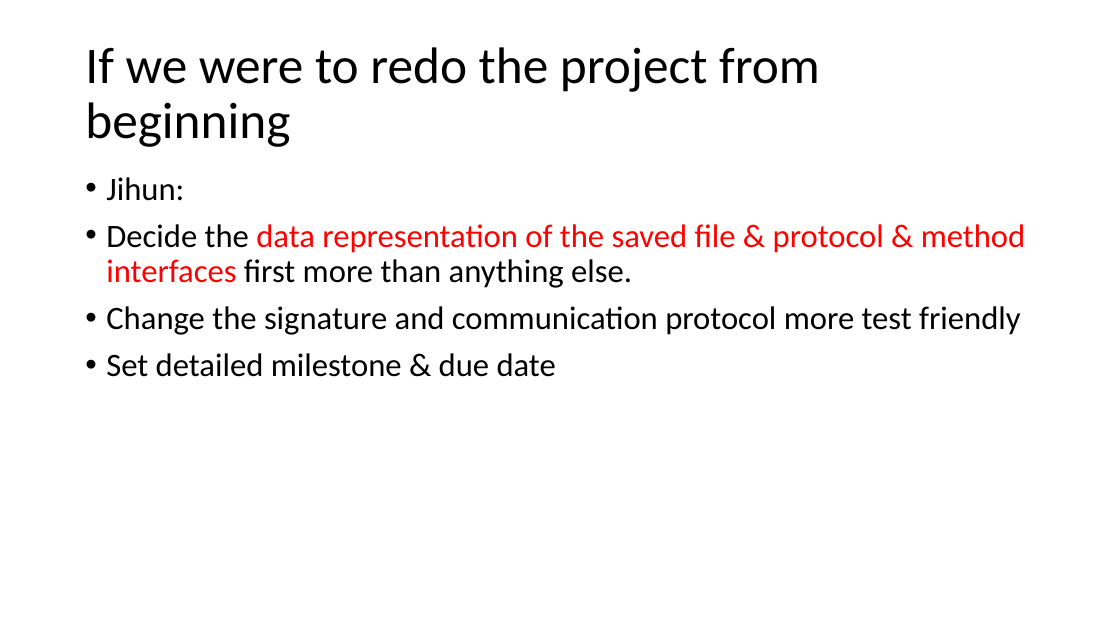
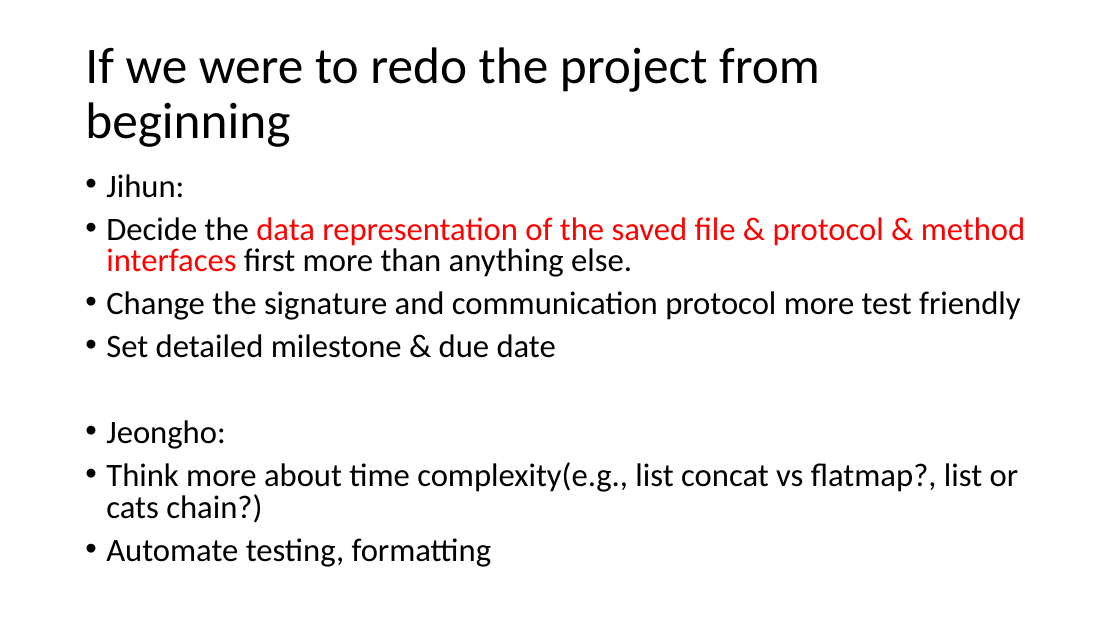
Before and after one commit to qwercxzsda/cs434-project, a slide deck: slide 17 of docs/Final Presentation.pptx (slide 11 before the commit). Drawn at 1120x630 pixels with LibreOffice and Linux fonts; fonts in the diff are those of the drawing. Boxes give left, top, right and bottom in pixels: in the first picture for what was removed or moved away, otherwise in the second. Text is boxed around its words. In the diff, an @@ line names an element or a change of style, - is before the commit and + after.

```diff
--- a/docs/Final Presentation.pptx
+++ b/docs/Final Presentation.pptx
@@ text at bbox=[106, 174, 1026, 358]: line spacing 0.9 to 0.8 @@
@@ text at bbox=[106, 420, 1019, 567]: paragraphs added @@
+• Jeongho:
+• Think more about time complexity(e.g., list concat vs flatmap?, list or cats chain?)
+• Automate testing, formatting
```
Also in this commit, not shown: 6 slides added.
